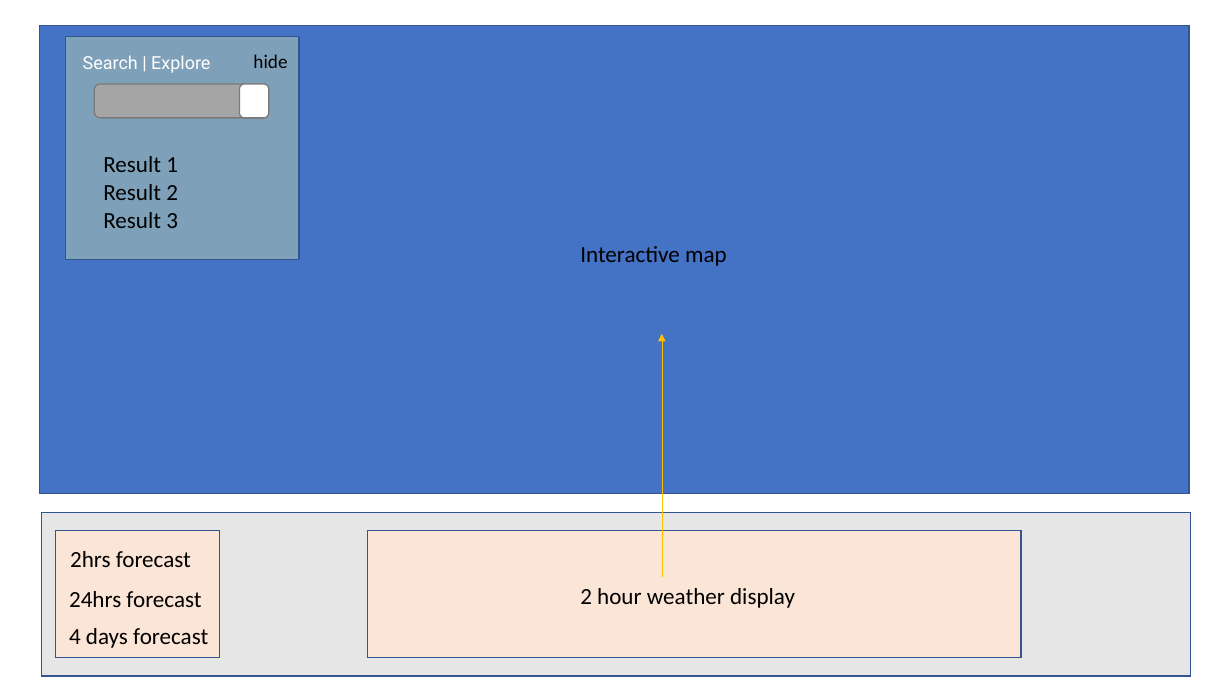
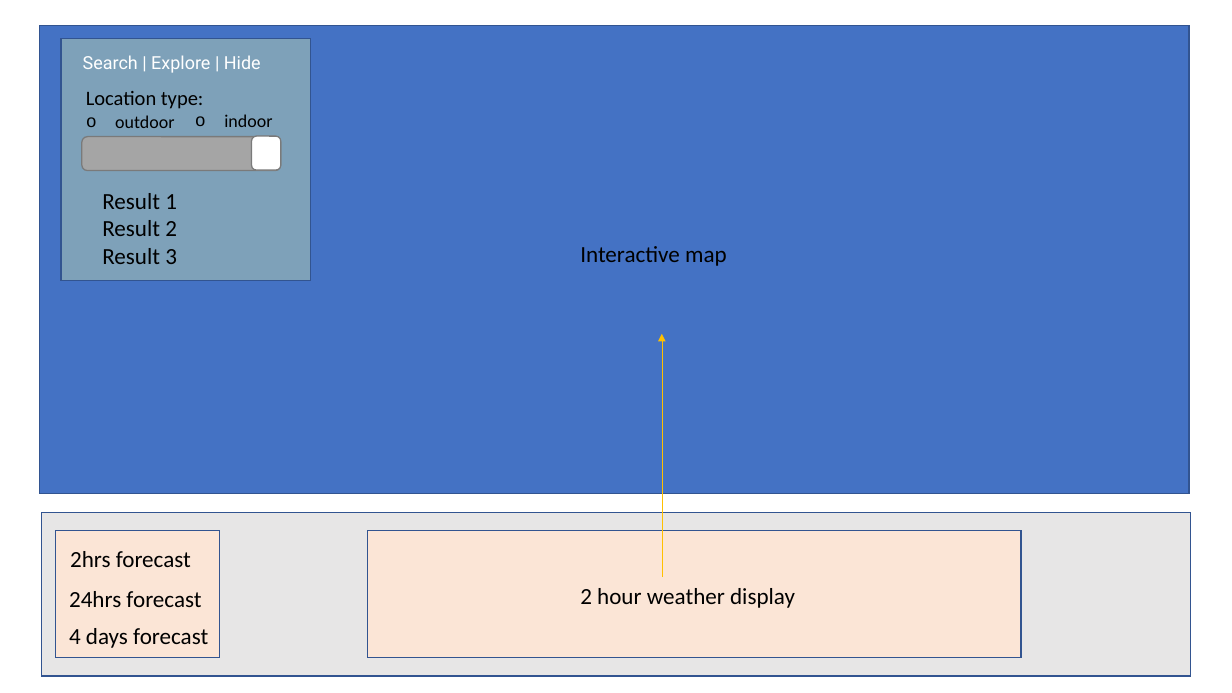
Before and after one commit to annette-p/pre-wedding-photoshoot-locations, a slide deck: slide 3 of wireframe.pptx. Drawn at 1232x693 pixels with LibreOffice and Linux fonts; fonts in the diff are those of the drawing. Boxes give left, top, right and bottom in pixels: in the first picture for what was removed or moved away, otherwise in the second. Text is boxed around its words. In the diff, an @@ line names an element or a change of style, - is before the commit and + after.

```diff
--- a/wireframe.pptx
+++ b/wireframe.pptx
@@ rectangle resized from (x1=66, y1=36, x2=299, y2=259) to (x1=61, y1=39, x2=311, y2=280) @@
@@ text at (x1=83, y1=55, x2=261, y2=73): text changed @@
-Search | Explore
+Search | Explore | Hide
@@ text removed at (x1=253, y1=54, x2=287, y2=68) @@
-hide
@@ text added at (x1=86, y1=91, x2=204, y2=109), 16 pt, text #000000 @@
+Location type:
@@ text added at (x1=115, y1=115, x2=174, y2=128), 14 pt, text #000000 @@
+o outdoor
@@ text added at (x1=224, y1=114, x2=272, y2=127), 14 pt, text #000000 @@
+o indoor
@@ rounded rectangle resized from (x1=94, y1=84, x2=269, y2=118) to (x1=82, y1=137, x2=281, y2=171) @@
@@ rounded rectangle moved from (x1=239, y1=84, x2=269, y2=118) to (x1=251, y1=136, x2=281, y2=170) @@
@@ text "Result 1" moved from (x1=103, y1=156, x2=178, y2=228) to (x1=102, y1=193, x2=177, y2=264) @@
```
Also in this commit, not shown: 2 other slides changed, 1 slide added, 10 slides removed, 42 other files.
